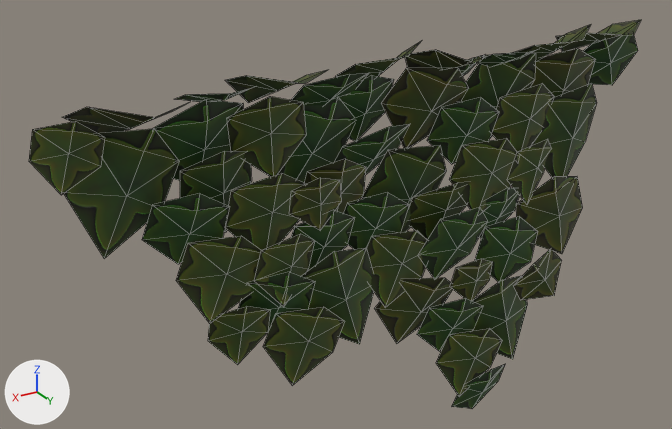
The FBX model models/environment/foliage/ivy_m_01a.fbx as it was, and as the next commit left it.
Rendered twice from a 50 mm lens placed at (2.21, 3.11, 0.92), pointed at (0.13, -0.37, -0.82). The axes (+X, +Y, +Z) are drawn at lower left. The lights are the same throughout. Mesh edges are drawn as thin lines. Where no turn or scale is listed for an object, it has been applied to the vertices.

The first picture shows 'ivy_m_01a'.
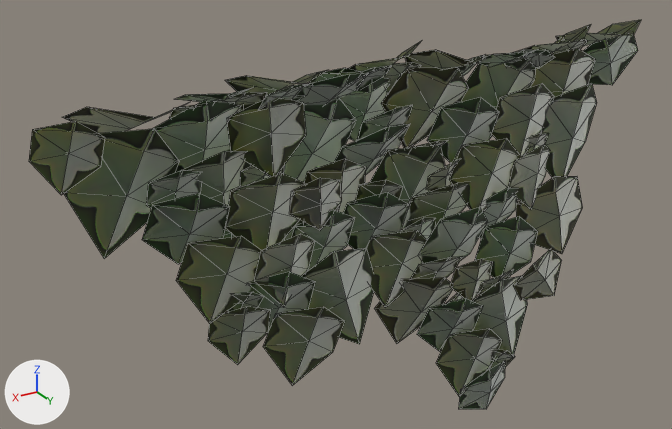
Pixel boxes [x1, y1, x2, y2] of what changed, in the pictures (672 x 429 px; the box of a moved part takes in the faces that stretch with it):
'ivy_m_01a', surface changed, reshaped: [29, 20, 641, 409] in both
part 1 of me_ivy_m_01a, added: after [169, 104, 203, 119]
part 2 of me_ivy_m_01a, added: after [240, 166, 284, 187]
part 3 of me_ivy_m_01a, added: after [447, 292, 464, 303]
part 4 of me_ivy_m_01a, added: after [525, 132, 549, 154]
part 5 of me_ivy_m_01a, added: after [426, 158, 461, 191]
part 6 of me_ivy_m_01a, added: after [223, 228, 235, 238]
part 7 of me_ivy_m_01a, added: after [283, 220, 303, 241]
part 8 of me_ivy_m_01a, added: after [228, 292, 264, 312]
part 9 of me_ivy_m_01a, built on: before [452, 364, 505, 409]; after [146, 39, 587, 409]
part 10 of me_ivy_m_01a, moved or reshaped: before [508, 139, 551, 205]; after [508, 144, 550, 210]

The change, as a list of edits to the scene's bpy script:
```text
Change mat_foliage_01a:
    add n6 = _N.new('ShaderNodeTexImage'); n6.name = 'Image Texture.002'
    add n6.image = img_foliage_01a_trans_png
    where n2 = _N.new('ShaderNodeTexImage'); n2.name = 'Image Texture'
    where n0 = _N.new('ShaderNodeBsdfPrincipled'); n0.name = 'Principled BSDF'
    add _L.new(n2.outputs[1], n0.inputs[4])  # 'Alpha' to 'Alpha'
    add _L.new(n6.outputs[0], n0.inputs[18])  # 'Color' to 'Transmission Weight'
Change me_ivy_m_01a:
    remove me_ivy_m_01a.from_pydata(...)  # 424 vertices, 424 faces; spans x -1.57..1.53, y -0.4..0.09, z -2.17..0.02
    add me_ivy_m_01a.from_pydata(...)  # 616 vertices, 616 faces; spans x -1.57..1.53, y -0.4..0.09, z -2.15..0.02
    me_ivy_m_01a part 1: the loose piece of 8 vertices spanning x 0.38..0.74, y -0.24..-0.13, z -0.49..-0.12 is copied, and the copy is multiplied about its middle by the matrix ((0.453, -0.06, -0.068), (0.088, 0.37, 0.262), (0.021, -0.27, 0.374)), then moved by (0.34, 0.0, 0.15); it spans x 0.82..0.98, y -0.23..-0.12, z -0.23..-0.1
    me_ivy_m_01a part 2: the loose piece of 8 vertices spanning x 0.38..0.74, y -0.24..-0.13, z -0.49..-0.12 is copied, and the copy is multiplied about its middle by the matrix ((0.631, -0.175, -0.025), (0.177, 0.624, 0.088), (0.001, -0.091, 0.649)), then moved by (0.0, -0.07, -0.21); it spans x 0.45..0.68, y -0.28..-0.2, z -0.64..-0.4
    me_ivy_m_01a part 3: the loose piece of 8 vertices spanning x -0.81..-0.41, y -0.24..-0.13, z -1.94..-1.55 is copied, and the copy is multiplied about its middle by the matrix ((0.363, -0.077, 0.26), (0.097, 0.443, -0.004), (-0.254, 0.059, 0.371)), then moved by (0.11, -0.01, 0.34); it spans x -0.59..-0.39, y -0.21..-0.18, z -1.5..-1.32
    me_ivy_m_01a part 4: the loose piece of 8 vertices spanning x -1.09..-0.76, y -0.25..-0.14, z -0.92..-0.57 is copied, and the copy is multiplied about its middle by the matrix ((0.524, 0.085, 0.08), (-0.1, 0.518, 0.102), (-0.061, -0.114, 0.521)), then moved by (-0.01, -0.01, 0.12); it spans x -1.03..-0.85, y -0.22..-0.16, z -0.72..-0.53
    me_ivy_m_01a part 5: the loose piece of 8 vertices spanning x -0.83..-0.43, y -0.24..-0.13, z -0.91..-0.51 is copied, and the copy is multiplied about its middle by the matrix ((0.491, -0.121, 0.287), (0.013, 0.542, 0.208), (-0.311, -0.17, 0.46)), then moved by (0.21, -0.06, 0.02); it spans x -0.53..-0.29, y -0.27..-0.18, z -0.82..-0.6
    me_ivy_m_01a part 6: the loose piece of 8 vertices spanning x 0.59..0.99, y -0.24..-0.13, z -1.08..-0.69 is copied, and the copy is multiplied about its middle by the matrix ((0.401, 0.059, 0.158), (-0.078, 0.426, 0.038), (-0.15, -0.064, 0.403)), then moved by (-0.08, -0.07, 0.15); it spans x 0.63..0.8, y -0.28..-0.22, z -0.83..-0.66
    me_ivy_m_01a part 7: the loose piece of 8 vertices spanning x 0.37..0.76, y -0.24..-0.13, z -0.87..-0.45 is copied, and the copy is multiplied about its middle by the matrix ((0.415, 0.111, 0.066), (-0.117, 0.418, 0.032), (-0.055, -0.048, 0.429)), then moved by (-0.11, -0.07, -0.11); it spans x 0.37..0.55, y -0.28..-0.22, z -0.86..-0.69
    me_ivy_m_01a part 8: the loose piece of 8 vertices spanning x 0.59..0.87, y -0.23..-0.13, z -1.34..-1.03 is copied, and the copy is multiplied about its middle by the matrix ((0.569, 0.017, -0.116), (0.011, 0.565, 0.136), (0.117, -0.136, 0.553)), then moved by (-0.02, -0.01, 0.13); it spans x 0.62..0.79, y -0.21..-0.14, z -1.14..-0.97
    me_ivy_m_01a part 9: 8 vertices moved from x -0.88..-0.53, y -0.28..-0.13, z -2.17..-1.82 to x -0.9..-0.53, y -0.23..-0.13, z -2.15..-1.81; 120 vertices added at x -1.18..1.1, y -0.29..-0.03, z -1.95..-0.02
    me_ivy_m_01a part 10: 8 vertices moved from x -1.09..-0.76, y -0.25..-0.14, z -0.92..-0.57 to x -1.08..-0.76, y -0.25..-0.14, z -0.95..-0.59
```
